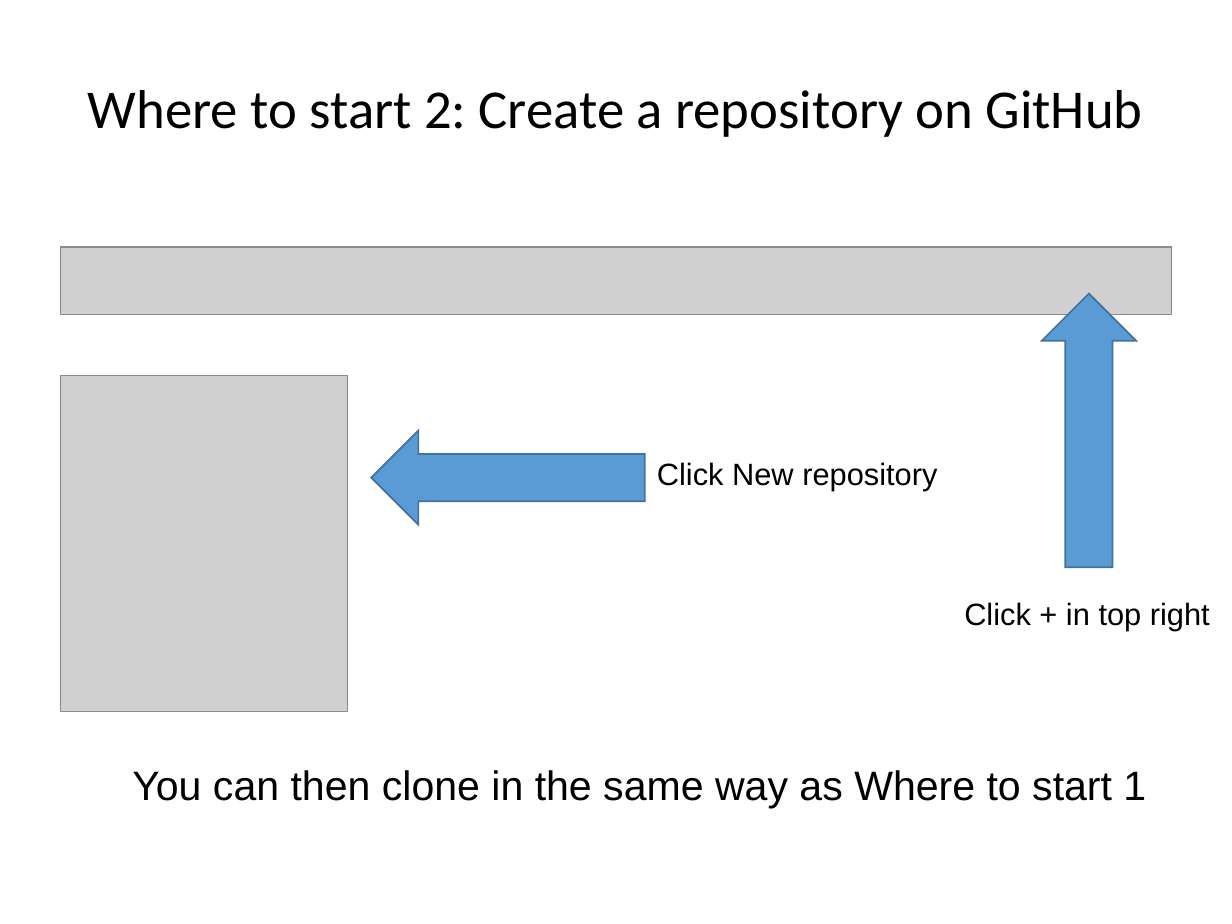
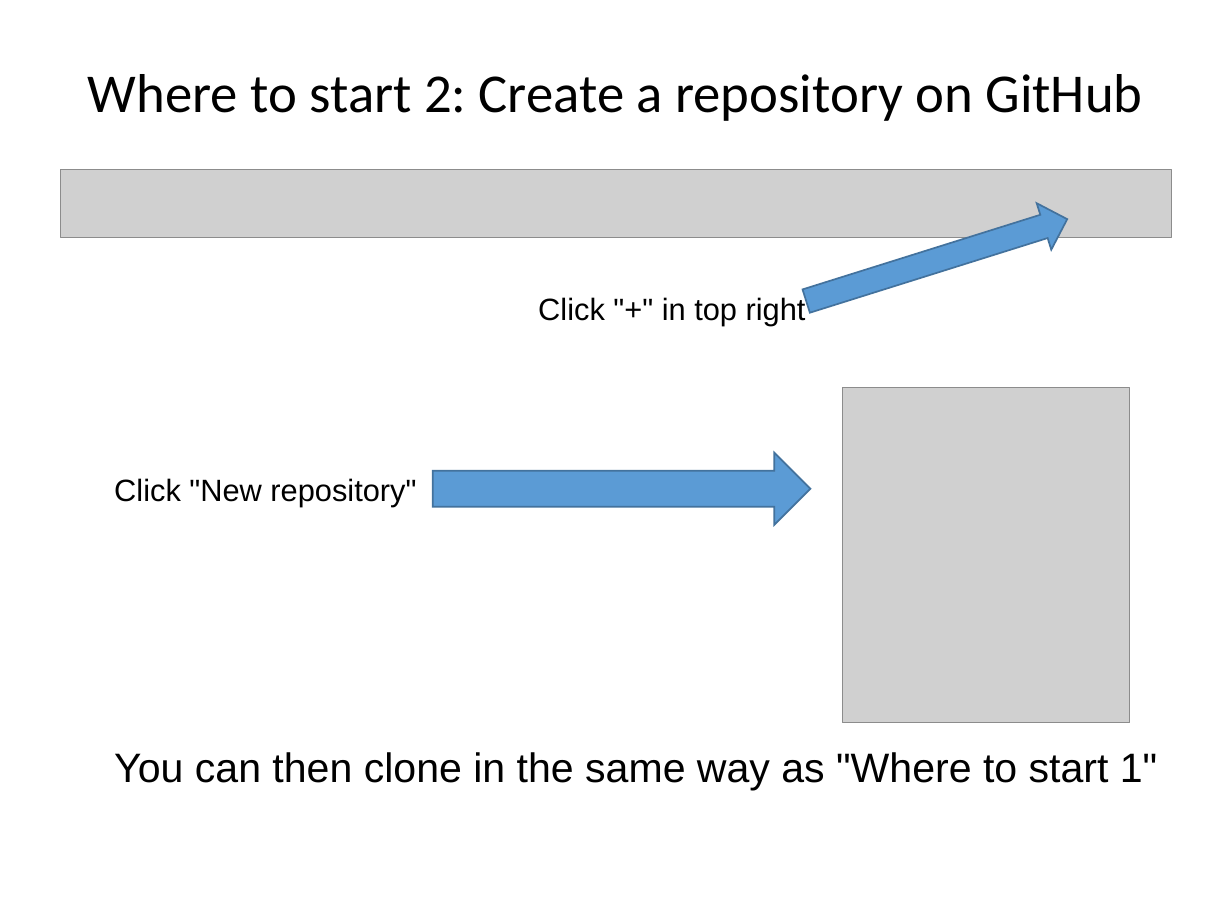
Before and after one commit to ncasuk/ncas-isc, a slide deck: slide 20 of version_control/presentations/01_git_intro.pptx. Drawn at 1232x924 pixels with LibreOffice and Linux fonts; fonts in the diff are those of the drawing; grey boxes stand for pictures; background and template pictures are left out. Boxes give left, top, right and bottom in pixels: in the first picture for what was removed or moved away, otherwise in the second. Text is boxed around its words. In the diff, an @@ line names an element or a change of style, - is before the commit and + after.

```diff
--- a/version_control/presentations/01_git_intro.pptx
+++ b/version_control/presentations/01_git_intro.pptx
@@ title "Where to start 2: Create ..." moved from (x1=88, y1=90, x2=1143, y2=137) to (x1=88, y1=74, x2=1143, y2=121) @@
@@ picture added at (x1=60, y1=170, x2=1172, y2=238) @@
@@ right arrow at (x1=798, y1=196, x2=1074, y2=324): rotation 270 to 342 degrees @@
@@ picture removed at (x1=60, y1=246, x2=1172, y2=314) @@
@@ text at (x1=538, y1=296, x2=806, y2=326): text changed @@
-Click + in top right
+Click "+" in top right
@@ picture moved from (x1=60, y1=376, x2=347, y2=711) to (x1=843, y1=388, x2=1130, y2=723) @@
@@ text at (x1=114, y1=478, x2=416, y2=507): text changed @@
-Click New repository
+Click "New repository"
@@ right arrow at (x1=432, y1=452, x2=811, y2=525): rotation 180 to 0 degrees @@
@@ text at (x1=114, y1=752, x2=1157, y2=790): text changed @@
-You can then clone in the same way as Where to start 1
+You can then clone in the same way as "Where to start 1"
```
Also in this commit, not shown: 14 other slides changed, 1 other file.
